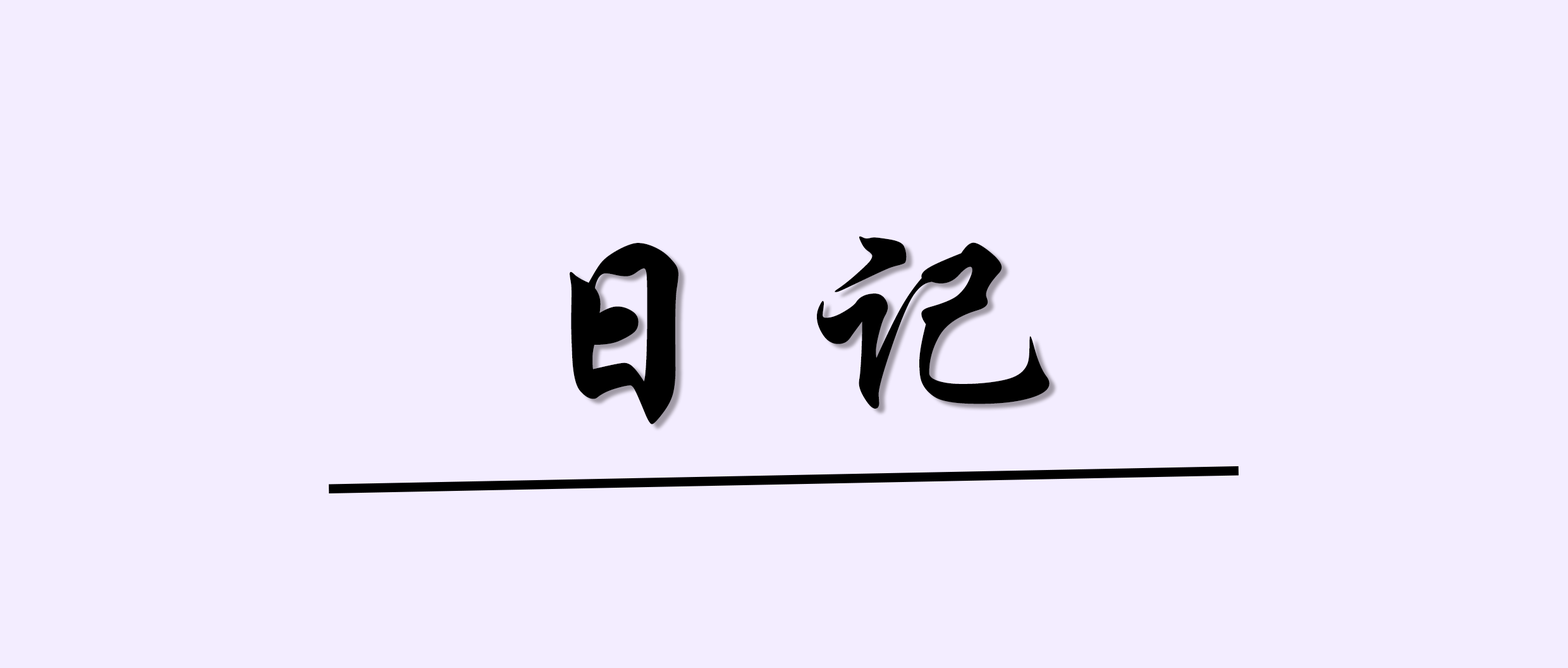
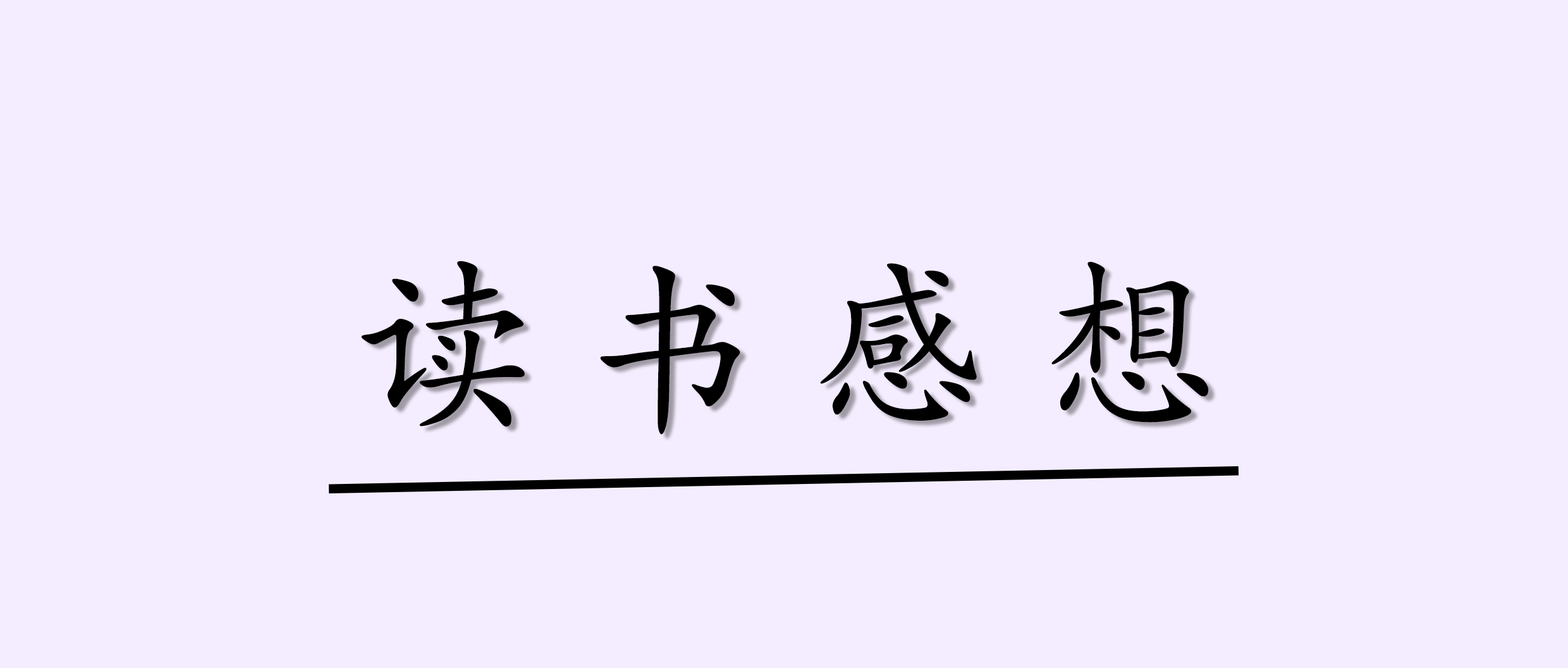
Comparing the layer stacks of the two w=1568, h=668 images. Changes:
renamed "日记" to "读书感想", painted on it over [left=361, top=235, right=1209, bottom=435]
